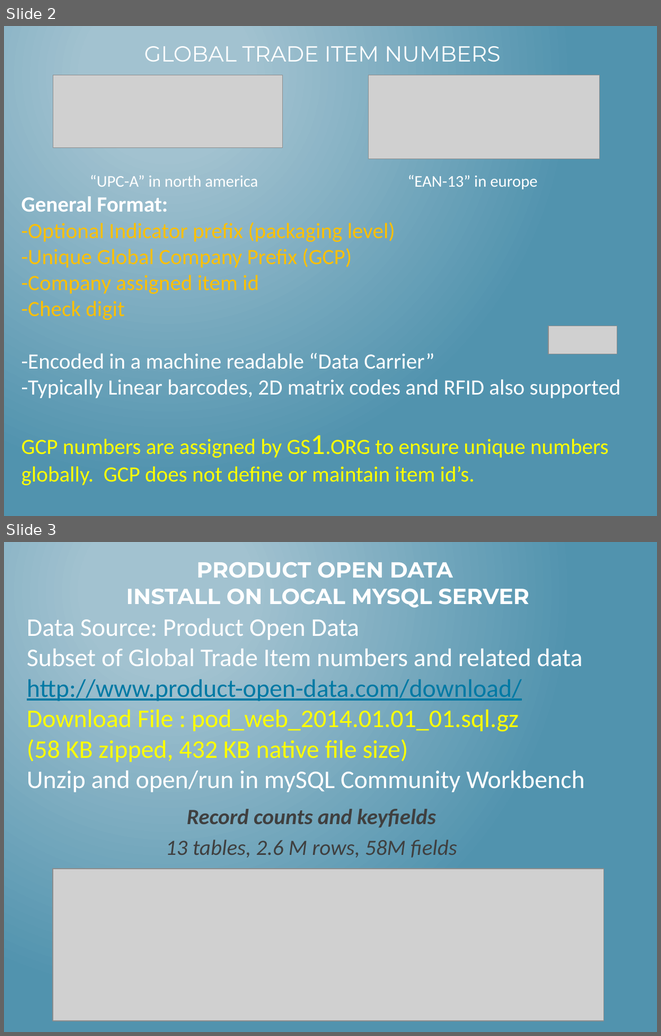
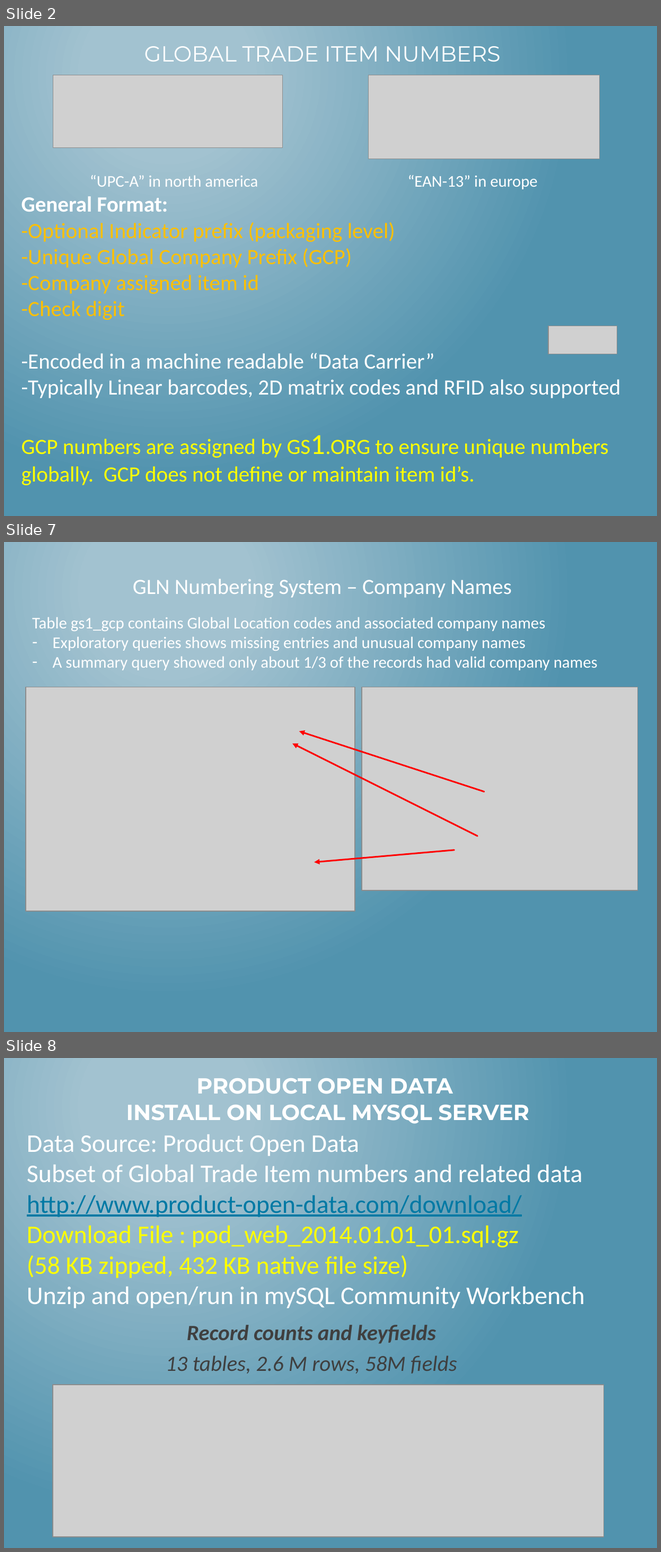
Before and after one commit to rlisbona/MSDS-7330-Term-Paper-1, a slide deck: Paper/Insights using MySQL to explore Global Trade Item.pptx. Shown one above the other, each under a label of ours: slides 2 and 3 before the commit, slides 2, 7 and 8 after it; the slides between them are not shown. The pictures are 661x1036 and 661x1552 pixels, drawn with LibreOffice and Linux fonts; fonts in the diff are those of the drawing; grey boxes stand for pictures. Boxes give left, top, right and bottom in pixels: in the first picture for what was removed or moved away, otherwise in the second. Text is boxed around its words. In the diff, an @@ line names an element or a change of style, - is before the commit and + after.

```diff
--- a/Paper/Insights using MySQL to explore Global Trade Item.pptx
+++ b/Paper/Insights using MySQL to explore Global Trade Item.pptx
@@ slide 7 added at [4, 542, 657, 1032], background gradient #A3C3D1 to #5194AF @@
@@ text added at [133, 579, 511, 598], 24 pt, text #FFFFFF @@
+GLN Numbering System – Company Names
@@ text added at [32, 617, 598, 670], 18 pt, text #FFFFFF @@
+Table gs1_gcp contains Global Location codes and associated company names
+– Exploratory queries shows missing entries and unusual company names
+– A summary query showed only about 1/3 of the records had valid company names
@@ picture added at [26, 687, 355, 911] @@
@@ picture added at [362, 687, 638, 890] @@
@@ arrow added from (484, 792) to (299, 731), #FF0000 1.75 pt @@
@@ arrow added from (477, 836) to (293, 743), #FF0000 1.75 pt @@
@@ arrow added from (454, 849) to (314, 862), #FF0000 1.75 pt @@
@@ what was slide 3 is now slide 8 @@
```
Also in this commit, not shown: 1 slide changed, 4 other slides added, 4 other files.
